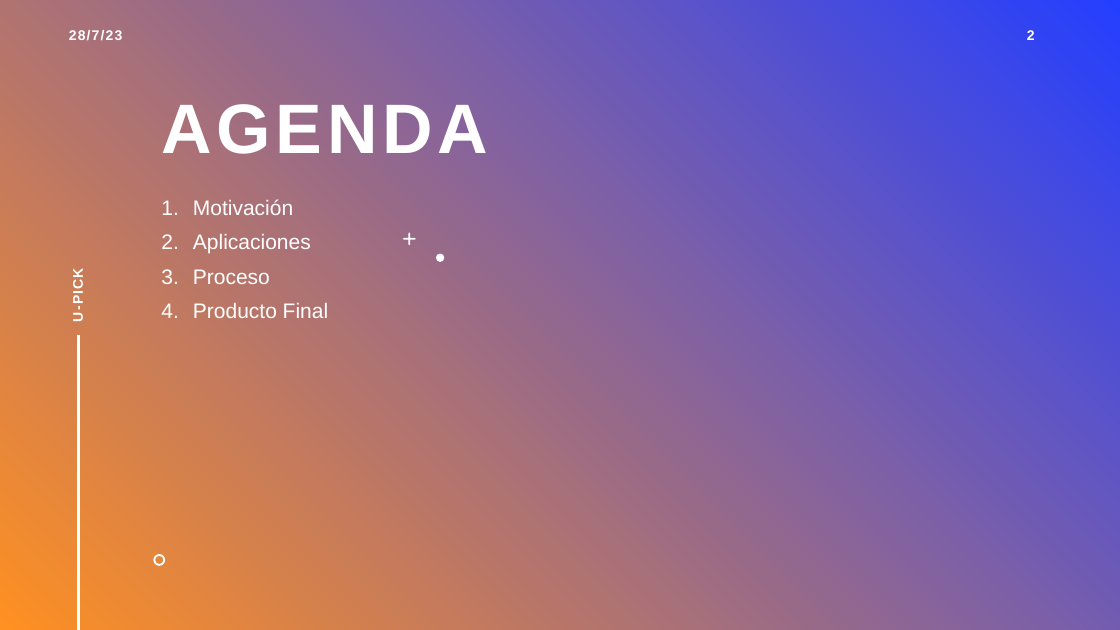
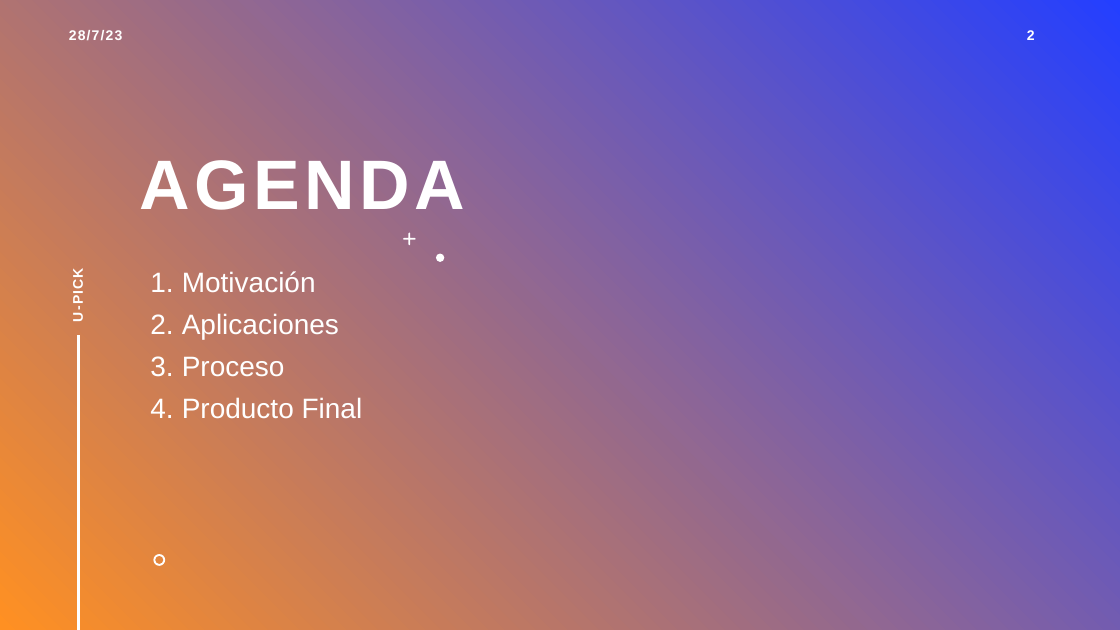
Before and after one commit to Dacarpe03/SIC_Big_Data_CDC, a slide deck: slide 2 of Entregas/U-pick.pptx. Drawn at 1120x630 pixels with LibreOffice and Linux fonts; fonts in the diff are those of the drawing. Boxes give left, top, right and bottom in pixels: in the first picture for what was removed or moved away, otherwise in the second. Text is boxed around its words. In the diff, an @@ line names an element or a change of style, - is before the commit and + after.

```diff
--- a/Entregas/U-pick.pptx
+++ b/Entregas/U-pick.pptx
@@ title "AGENDA": place and size @@
-title "AGENDA" at <box>162,104,488,154</box>
+title "AGENDA" at <box>139,160,465,210</box>
@@ text "Motivación": place and size @@
-text "Motivación" at <box>193,199,328,318</box>
+text "Motivación" at <box>182,271,363,418</box>
@@ text "Motivación" at <box>182,271,363,418</box>: size 18 to 24 pt @@
```
Also in this commit, not shown: 6 other slides changed, 7 slides added, 4 slides removed.
